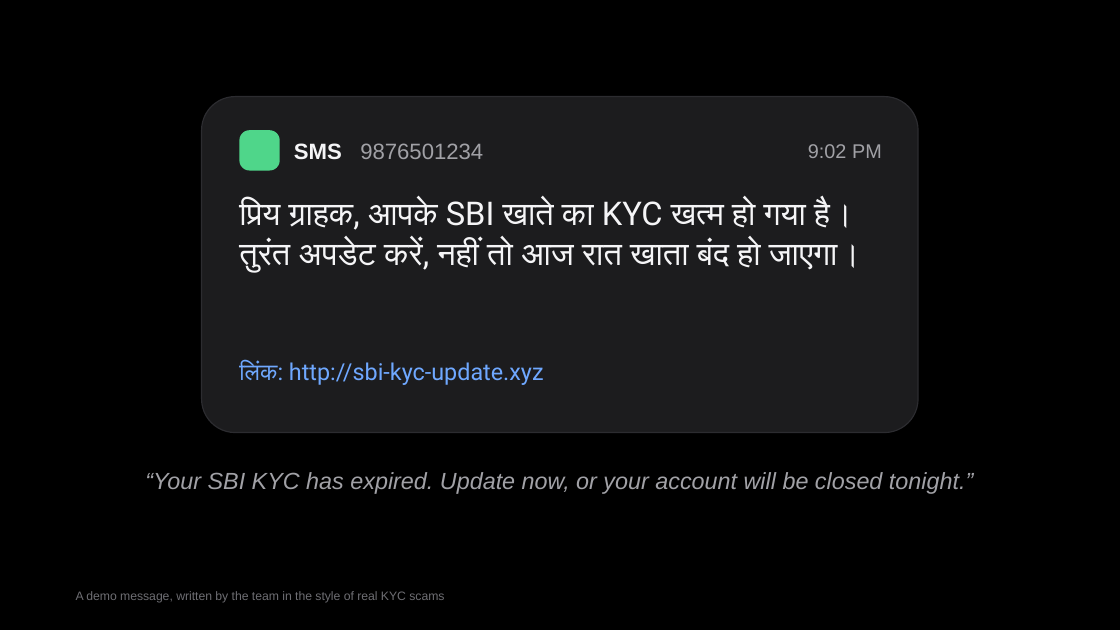
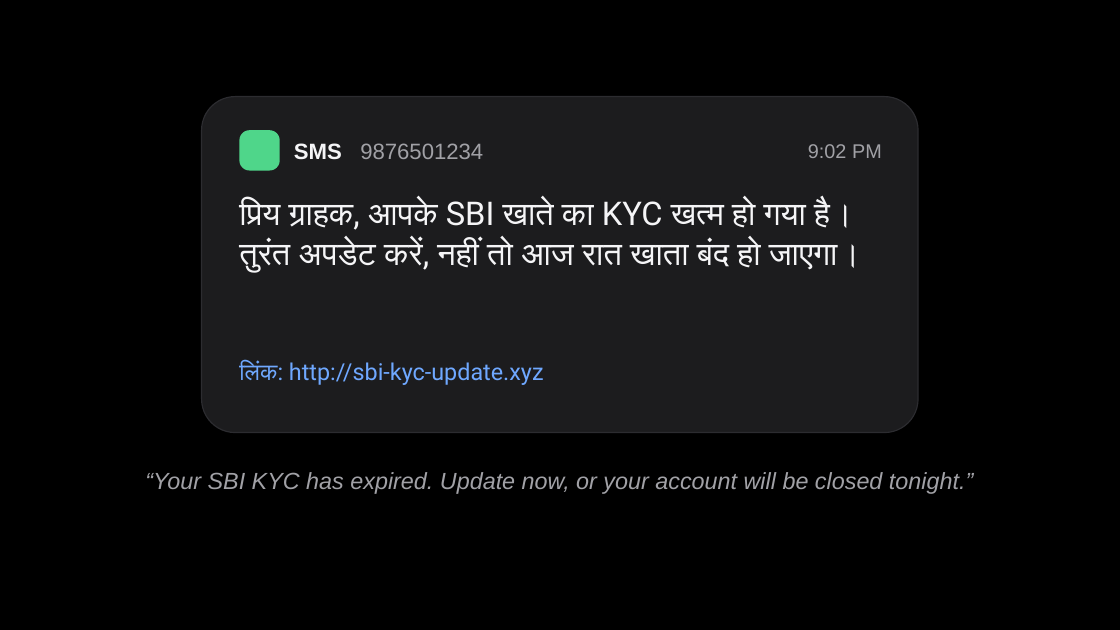
Before and after one commit to ishmiit/Sahayak, a slide deck: slide 1 of docs/deck/Sahayak_Keynote_v5.pptx. Drawn at 1120x630 pixels with LibreOffice and Linux fonts; fonts in the diff are those of the drawing. Boxes give left, top, right and bottom in pixels: in the first picture for what was removed or moved away, otherwise in the second. Text is boxed around its words. In the diff, an @@ line names an element or a change of style, - is before the commit and + after.

```diff
--- a/docs/deck/Sahayak_Keynote_v5.pptx
+++ b/docs/deck/Sahayak_Keynote_v5.pptx
@@ text removed at (x1=76, y1=591, x2=444, y2=603) @@
-A demo message, written by the team in the style of real KYC scams
```
Also in this commit, not shown: 10 other slides changed, 3 other files.
